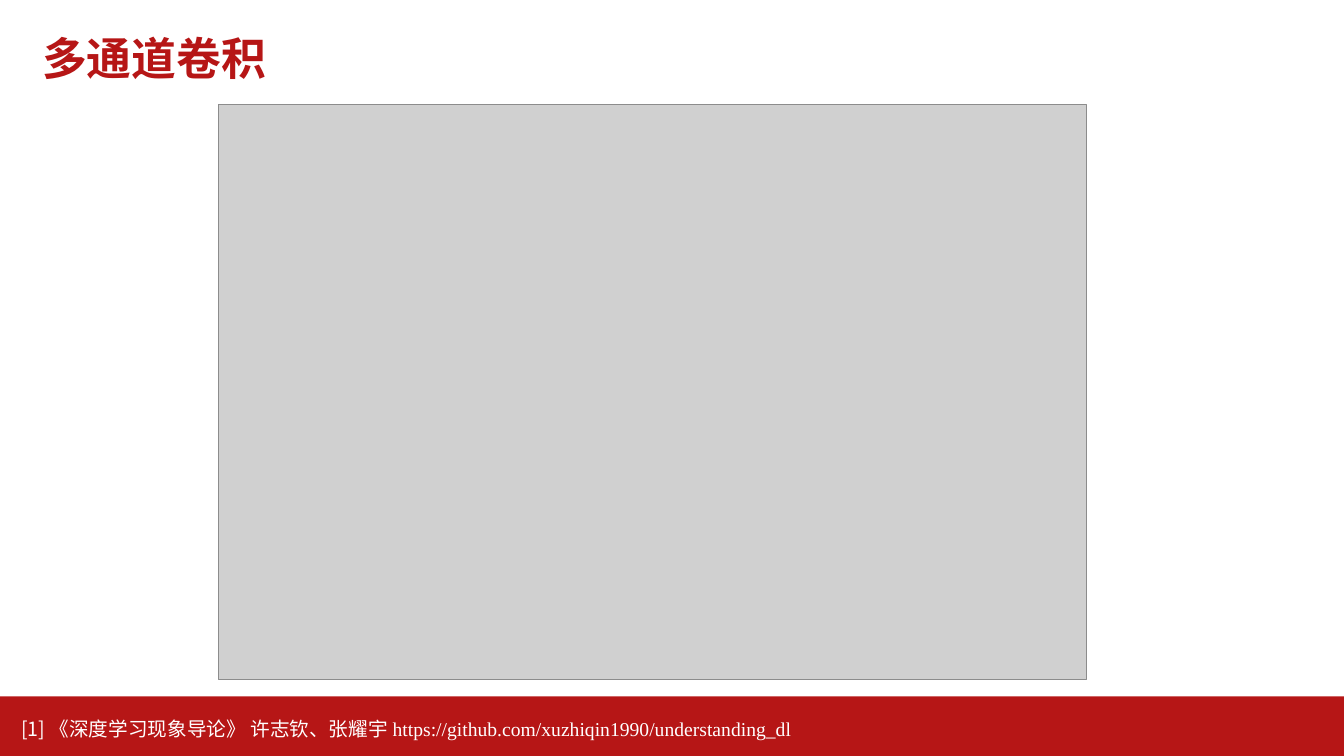
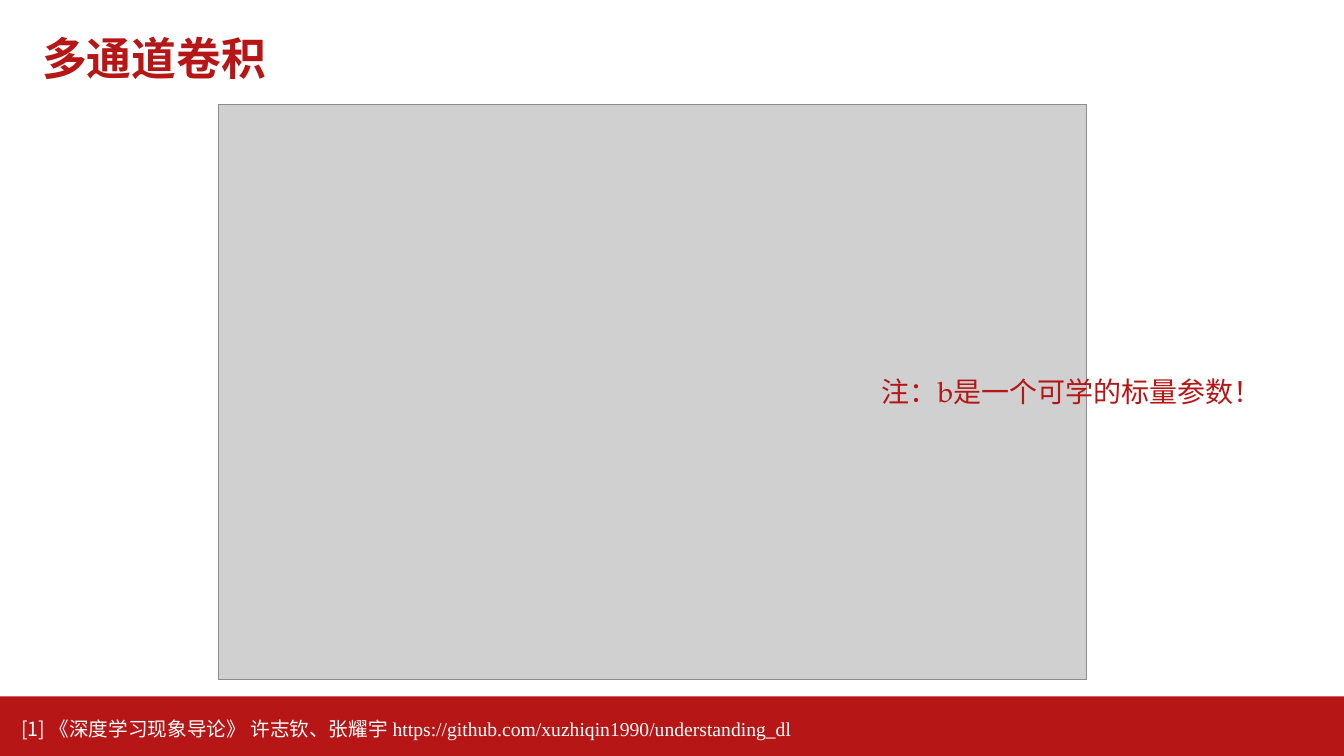
Before and after one commit to AI-Basic-Education/SJTU-Undergraduate-AI-basis, a slide deck: slide 16 of PPT/第13-14节-卷积网络.pptx. Drawn at 1344x756 pixels with LibreOffice and Linux fonts; fonts in the diff are those of the drawing; grey boxes stand for pictures; background and template pictures are left out. Boxes give left, top, right and bottom in pixels: in the first picture for what was removed or moved away, otherwise in the second. Text is boxed around its words. In the diff, an @@ line names an element or a change of style, - is before the commit and + after.

```diff
--- a/PPT/第13-14节-卷积网络.pptx
+++ b/PPT/第13-14节-卷积网络.pptx
@@ text added at (882,374,1262,410), 20 pt, text #B61616 @@
+注：b是一个可学的标量参数！
```
Also in this commit, not shown: 10 other slides changed, 2 slides added, 8 other files.
